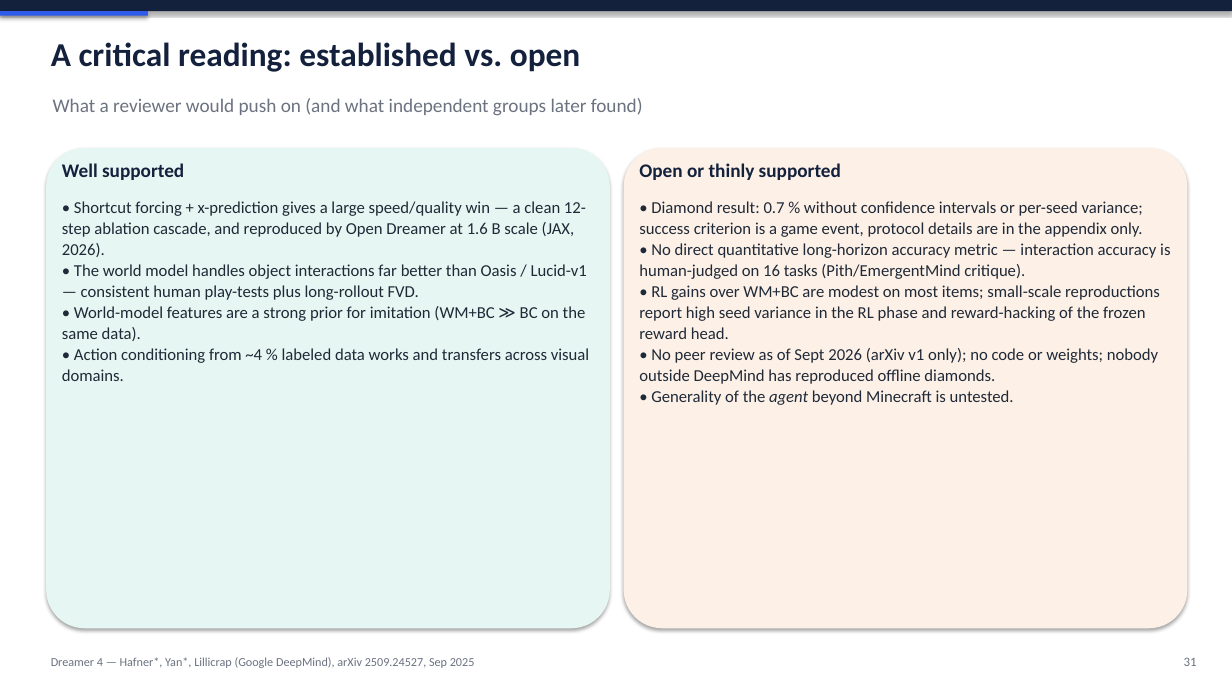
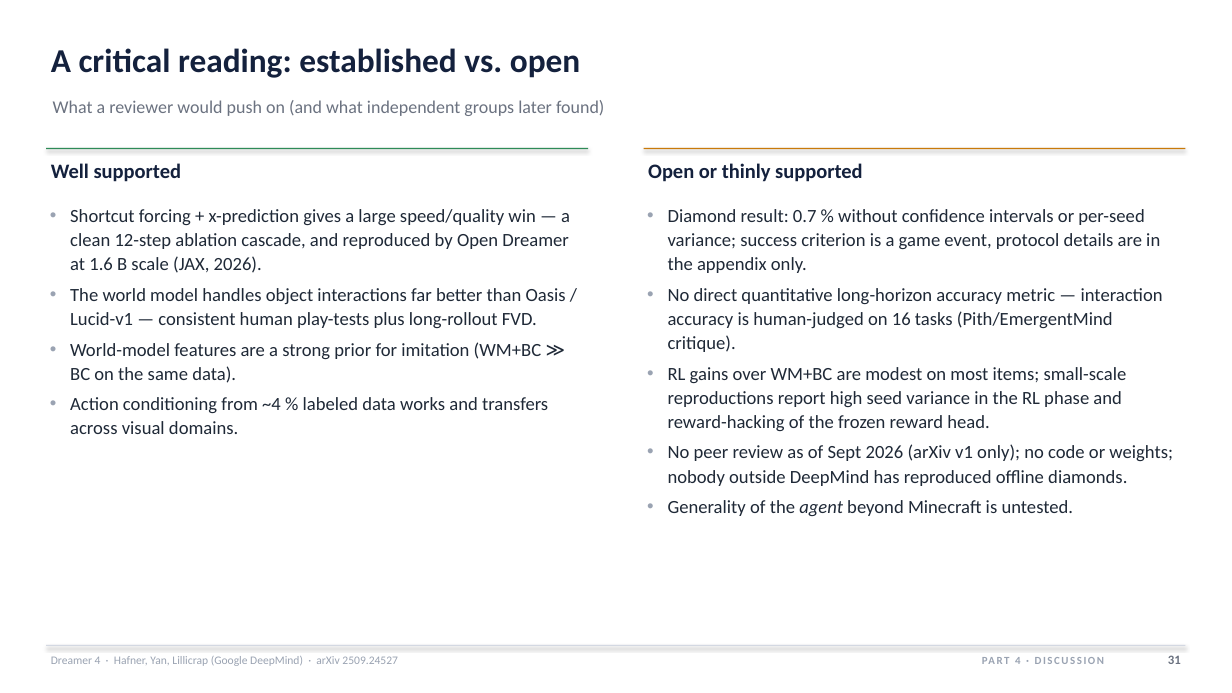
Before and after one commit to HarmannBitte/Dreamer-4, a slide deck: slide 31 of presentation/Dreamer4_Deep_Dive.pptx. Drawn at 1232x693 pixels with LibreOffice and Linux fonts; fonts in the diff are those of the drawing. Boxes give left, top, right and bottom in pixels: in the first picture for what was removed or moved away, otherwise in the second. Text is boxed around its words. In the diff, an @@ line names an element or a change of style, - is before the commit and + after.

```diff
--- a/presentation/Dreamer4_Deep_Dive.pptx
+++ b/presentation/Dreamer4_Deep_Dive.pptx
@@ rectangle removed at (x1=0, y1=0, x2=1232, y2=11) @@
@@ rectangle removed at (x1=0, y1=11, x2=148, y2=16) @@
@@ text "A critical reading: established vs. ..." moved from (x1=51, y1=42, x2=580, y2=72) to (x1=51, y1=48, x2=580, y2=78) @@
@@ text "What a reviewer would push ..." at (x1=53, y1=100, x2=604, y2=116): size 15 to 14 pt @@
@@ rounded rectangle removed at (x1=46, y1=148, x2=610, y2=628) @@
@@ rectangle added at (x1=46, y1=148, x2=589, y2=149), fill #2E8B57 @@
@@ rounded rectangle removed at (x1=624, y1=148, x2=1188, y2=628) @@
@@ rectangle added at (x1=643, y1=148, x2=1186, y2=149), fill #C97A0A @@
@@ text "Well supported" at (x1=51, y1=163, x2=182, y2=182): size 15 to 16 pt @@
@@ text "Well supported" moved from (x1=62, y1=163, x2=184, y2=180) to (x1=51, y1=163, x2=182, y2=182) @@
@@ text "Open or thinly supported" moved from (x1=639, y1=163, x2=841, y2=180) to (x1=648, y1=163, x2=863, y2=182) @@
@@ text "Open or thinly supported" at (x1=648, y1=163, x2=863, y2=182): size 15 to 16 pt @@
@@ text at (x1=70, y1=209, x2=570, y2=434): text changed; size 13 to 14.5 pt @@
-• Shortcut forcing + x-prediction gives a large speed/quality win — a clean 12-step ablation cascade, and reproduced by Open Dreamer at 1.6 B scale (JAX, 2026).
-• The world model handles object interactions far better than Oasis / Lucid-v1 — consistent human play-tests plus long-rollout FVD.
-• World-model features are a strong prior for imitation (WM+BC ≫ BC on the same data).
-• Action conditioning from ~4 % labeled data works and transfers across visual domains.
+• Shortcut forcing + x-prediction gives a large speed/quality win — a clean 12-step ablation cascade, and reproduced by Open Dreamer at 1.6 B scale (JAX, 2026).
+• The world model handles object interactions far better than Oasis / Lucid-v1 — consistent human play-tests plus long-rollout FVD.
+• World-model features are a strong prior for imitation (WM+BC ≫ BC on the same data).
+• Action conditioning from ~4 % labeled data works and transfers across visual domains.
@@ text at (x1=668, y1=209, x2=1173, y2=516): text changed; size 13 to 14.5 pt @@
-• Diamond result: 0.7 % without confidence intervals or per-seed variance; success criterion is a game event, protocol details are in the appendix only.
-• No direct quantitative long-horizon accuracy metric — interaction accuracy is human-judged on 16 tasks (Pith/EmergentMind critique).
-• RL gains over WM+BC are modest on most items; small-scale reproductions report high seed variance in the RL phase and reward-hacking of the frozen reward head.
-• No peer review as of Sept 2026 (arXiv v1 only); no code or weights; nobody outside DeepMind has reproduced offline diamonds.
-• Generality of the agent beyond Minecraft is untested.
+• Diamond result: 0.7 % without confidence intervals or per-seed variance; success criterion is a game event, protocol details are in the appendix only.
+• No direct quantitative long-horizon accuracy metric — interaction accuracy is human-judged on 16 tasks (Pith/EmergentMind critique).
+• RL gains over WM+BC are modest on most items; small-scale reproductions report high seed variance in the RL phase and reward-hacking of the frozen reward head.
+• No peer review as of Sept 2026 (arXiv v1 only); no code or weights; nobody outside DeepMind has reproduced offline diamonds.
+• Generality of the agent beyond Minecraft is untested.
@@ rectangle added at (x1=46, y1=645, x2=1186, y2=646), fill #D3D8E2 @@
@@ text at (x1=51, y1=656, x2=398, y2=666): text changed; size 9.5 to 9 pt; text colour #6B7280 to #9AA3B2 @@
-Dreamer 4 — Hafner*, Yan*, Lillicrap (Google DeepMind), arXiv 2509.24527, Sep 2025
+Dreamer 4 · Hafner, Yan, Lillicrap (Google DeepMind) · arXiv 2509.24527
@@ text added at (x1=1015, y1=657, x2=1021, y2=664), 8.5 pt, text #9AA3B2, bold @@
+PART 4 · DISCUSSION
@@ text "31" at (x1=1168, y1=655, x2=1181, y2=664): bold on @@
```
Also in this commit, not shown: 38 other slides changed, 6 other files.
